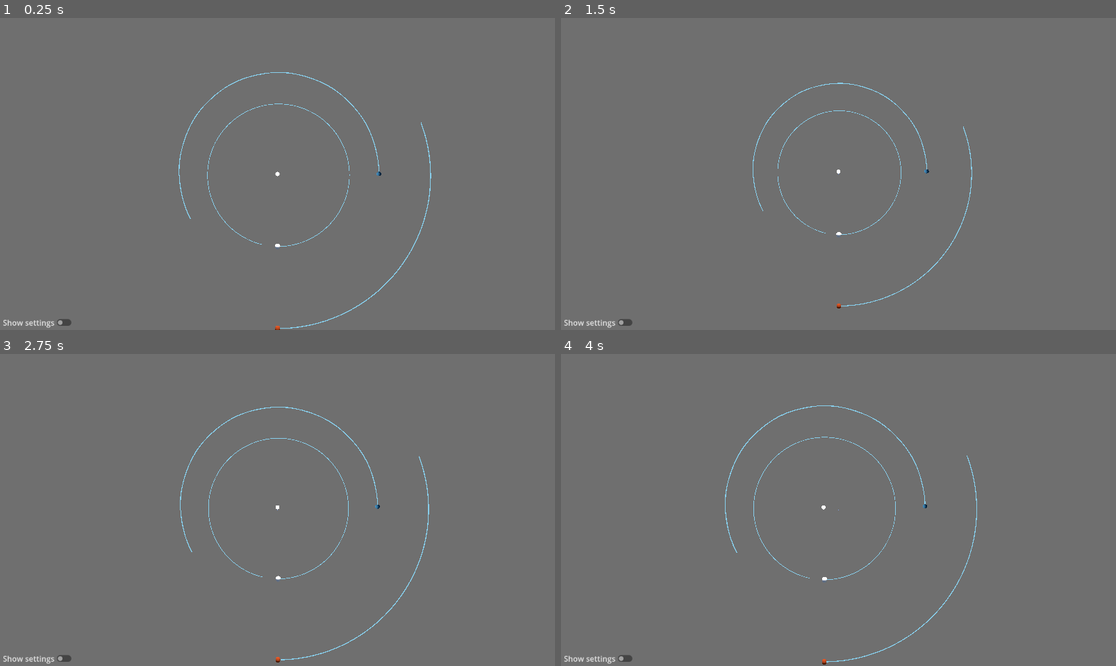
Above: before the commit, frames 1-4 (two rows, left to right).
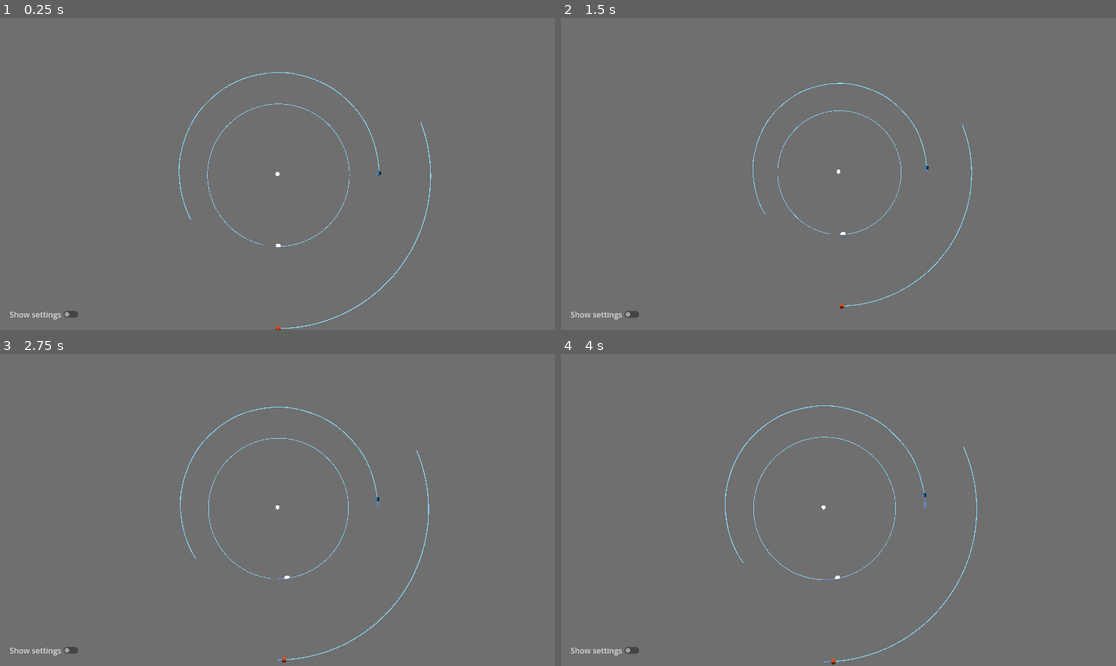
Above: after the commit, the same moments.

Repository: DarkLegend001/Space-Simulator
Game: Godot game, scene res://main/main.tscn
The game is run twice, just before and just after one commit, with the same random seed, the same clock (stepped at 60 frames per second) and the same inputs. A sky picture missing from this copy of the repository is replaced by a grey-blue gradient.
Inputs (mouse positions are in pixels of both pictures, inside the frame that each line leads up to):
- Up to frame 1 (0.25 s): no input
- Up to frame 2 (1.5 s): tap Enter at 0.5 s; move the mouse to (960, 158) at 0.52 s; hold S (camera_back) 0.53-1.28 s; click (960, 158) at 0.67 s; move the mouse to (727, 189) at 1.27 s; tap Shift (camera_down) at 1.35 s; click (727, 189) at 1.42 s
- Up to frame 3 (2.75 s): move the mouse to (333, 441) at 2.02 s; hold W (camera_forward) from 2.03 s (still down); click (333, 441) at 2.17 s
- Up to frame 4 (4 s): move the mouse to (810, 572) at 2.77 s; release W (camera_forward) at 2.78 s; tap A (camera_left) at 2.85 s; click (810, 572) at 2.92 s; tap Space at 3.5 s; move the mouse to (1005, 556) at 3.52 s; hold D (camera_right) from 3.53 s (still down); click (1005, 556) at 3.67 s

The runs differ from the first frame. In frame 1, 0.3% of the frame differs, in the area x 0-78%, y 27-100%; in frame 2, 0.3%; in frame 3, 0.4%; in frame 4, 0.4%, in the area x 0-75%, y 16-100%.

Commit message:
change planet loading to allow for dynamic planet loading

Diff:
--- a/controller/simulation_controller.gd
+++ b/controller/simulation_controller.gd
@@ -16,8 +16,10 @@
 var celestial_path_scene = preload("res://rendering/celestial_path_renderer.tscn")
 
 # Called when the node enters the scene tree for the first time.
+
 func _ready() -> void:
 	main_simulation = Simulation.new()
+	InitialPlanets.reset()
 	load_presets()
 	for i in main_simulation.celestial_bodies.size():
 		spawn_prediction_celestial_path()
@@ -98,21 +100,8 @@
 	previous_paths.append(path)
 
 func load_presets():
-	var file = FileAccess.open("res://data/presets.txt", FileAccess.READ)
-	var contents = file.get_as_text().trim_suffix("\n").split("\n")
-	for line in contents:
-		if line[0] == "#":
-			continue
-		var elements = line.split(",")
-		var title = elements[0]
-		var pos = Vector3(float(elements[1]), float(elements[2]), float(elements[3]))
-		var vel = Vector3(float(elements[4]), float(elements[5]), float(elements[6]))
-		var mass = float(elements[7])
-		var radius = float(elements[8])
-		var luminance = float(elements[9])
-		var color = Color.from_rgba8(int(elements[10]), int(elements[11]), int(elements[12]), int(elements[13]))
-
-		spawn_celestial_body(title, pos, vel, mass, radius, luminance, color)
+	for planet in InitialPlanets.planets:
+		spawn_celestial_body(planet.name, planet.pos, planet.vel, planet.mass, planet.radius, planet.luminance, planet.color)
 
 # returns a 2d array of Vector3s
 func get_predicted_curves() -> Array:
--- a/main/main.tscn
+++ b/main/main.tscn
@@ -4,8 +4,8 @@
 [ext_resource type="Script" uid="uid://dsqs3xrlrrvy4" path="res://main/camera.gd" id="2_c651c"]
 [ext_resource type="Script" uid="uid://blhqjkxxbsqqh" path="res://controller/simulation_controller.gd" id="2_kfbq2"]
 [ext_resource type="Texture2D" uid="uid://t3dsj4mralpl" path="res://assets/starmap_background.exr" id="2_xwkvk"]
-[ext_resource type="Script" uid="uid://ccup6blnahs87" path="res://main/gui.gd" id="5_3wy1v"]
-[ext_resource type="Script" uid="uid://co1anfd316w0i" path="res://main/settings.gd" id="6_kfbq2"]
+[ext_resource type="Script" uid="uid://ccup6blnahs87" path="res://main/planet_gui.gd" id="5_3wy1v"]
+[ext_resource type="Script" uid="uid://bsmrmxj5rxnpn" path="res://settings/settings.gd" id="6_kfbq2"]
 
 [sub_resource type="PanoramaSkyMaterial" id="PanoramaSkyMaterial_c651c"]
 panorama = ExtResource("2_xwkvk")
@@ -121,8 +121,10 @@
 anchors_preset = 2
 anchor_top = 1.0
 anchor_bottom = 1.0
-offset_top = -31.0
-offset_right = 155.0
+offset_left = 14.0
+offset_top = -48.0
+offset_right = 169.0
+offset_bottom = -17.0
 grow_vertical = 0
 text = "Show settings"
 
--- /dev/null
+++ b/planet_settings.tscn
@@ -0,0 +1,9 @@
+[gd_scene format=3 uid="uid://dl0l1h2awhljs"]
+
+[node name="PlanetSettings" type="Control" unique_id=1237577126]
+layout_mode = 3
+anchors_preset = 15
+anchor_right = 1.0
+anchor_bottom = 1.0
+grow_horizontal = 2
+grow_vertical = 2
--- a/project.godot
+++ b/project.godot
@@ -19,6 +19,7 @@
 [autoload]
 
 Globals="*uid://dmfxgs8t7n24a"
+Planets="*uid://bqw5v5hjcwdk6"
 
 [dotnet]
 
--- /dev/null
+++ b/settings/initial_planets.gd
@@ -0,0 +1,33 @@
+class_name InitialPlanets
+
+## test doc
+static var planets = Array()
+
+
+static func remove_all() -> void:
+	planets = Array()
+
+static func reset() -> void:
+	var file = FileAccess.open("res://data/presets.txt", FileAccess.READ)
+	var contents = file.get_as_text().trim_suffix("\n").split("\n")
+	for line in contents:
+		if line[0] == "#":
+			continue
+		var elements = line.split(",")
+		var title = elements[0]
+		var pos = Vector3(float(elements[1]), float(elements[2]), float(elements[3]))
+		var vel = Vector3(float(elements[4]), float(elements[5]), float(elements[6]))
+		var mass = float(elements[7])
+		var radius = float(elements[8])
+		var luminance = float(elements[9])
+		var color = Color.from_rgba8(int(elements[10]), int(elements[11]), int(elements[12]), int(elements[13]))
+		#var texture_path = "res://assets/" + elements[14]
+
+		add_planet(title, pos, vel, mass, radius, luminance, color, null)
+
+
+static func remove_planet(index) -> void:
+	planets.erase(index)
+
+static func add_planet(name, pos, vel, mass, radius, luminance, color, texture_path) -> void:
+	planets.append(Planet.new(name, pos, vel, mass, radius, luminance, color, texture_path))
--- /dev/null
+++ b/settings/planet.gd
@@ -0,0 +1,21 @@
+class_name Planet
+
+var name
+var pos
+var vel
+var mass
+var radius
+var luminance
+var color
+var texture_path
+
+# Called when the node enters the scene tree for the first time.
+func _init(name, pos, vel, mass, radius, luminance, color, texture_path):
+	self.name = name
+	self.pos = pos
+	self.vel = vel
+	self.mass = mass
+	self.radius = radius
+	self.luminance = luminance
+	self.color = color
+	self.texture_path = texture_path
--- /dev/null
+++ b/settings/planet_setting_line.gd
@@ -0,0 +1,12 @@
+extends HBoxContainer
+
+
+
+# Called when the node enters the scene tree for the first time.
+func _ready() -> void:
+	pass
+
+
+# Called every frame. 'delta' is the elapsed time since the previous frame.
+func _process(delta: float) -> void:
+	pass
--- /dev/null
+++ b/settings/planet_setting_line.tscn
@@ -0,0 +1,38 @@
+[gd_scene format=3 uid="uid://cenhimtdta4pg"]
+
+[ext_resource type="Script" uid="uid://dx1ogdo6c2cls" path="res://main/planet_setting_line.gd" id="1_qikq4"]
+
+[node name="PlanetBox" type="HBoxContainer" unique_id=1125776960]
+offset_right = 40.0
+offset_bottom = 40.0
+script = ExtResource("1_qikq4")
+
+[node name="NameLineEdit" type="LineEdit" parent="." unique_id=1091332321]
+layout_mode = 2
+
+[node name="XPosLineEdit" type="LineEdit" parent="." unique_id=824926417]
+layout_mode = 2
+
+[node name="YPosLineEdit" type="LineEdit" parent="." unique_id=1154323752]
+layout_mode = 2
+
+[node name="ZPosLineEdit" type="LineEdit" parent="." unique_id=1432092823]
+layout_mode = 2
+
+[node name="XVelLineEdit" type="LineEdit" parent="." unique_id=1748103172]
+layout_mode = 2
+
+[node name="YVelLineEdit" type="LineEdit" parent="." unique_id=1285446593]
+layout_mode = 2
+
+[node name="ZVelLineEdit" type="LineEdit" parent="." unique_id=1411767310]
+layout_mode = 2
+
+[node name="MassLineEdit" type="LineEdit" parent="." unique_id=1918155004]
+layout_mode = 2
+
+[node name="RadiusLineEdit" type="LineEdit" parent="." unique_id=857433389]
+layout_mode = 2
+
+[node name="LuminanceLineEdit" type="LineEdit" parent="." unique_id=1948169216]
+layout_mode = 2
--- /dev/null
+++ b/settings/planet_settings.tscn
@@ -0,0 +1,9 @@
+[gd_scene format=3 uid="uid://0boenh166n1h"]
+
+[node name="PlanetSettings" type="Control" unique_id=1237577126]
+layout_mode = 3
+anchors_preset = 15
+anchor_right = 1.0
+anchor_bottom = 1.0
+grow_horizontal = 2
+grow_vertical = 2
--- a/main/settings.gd
+++ b/settings/settings.gd
@@ -3,7 +3,12 @@
 
 # Called when the node enters the scene tree for the first time.
 func _ready() -> void:
-	pass
+	$TimeStepSlider.value = Globals.timestep
+	$GameSpeedSlider.value = Globals.speed
+	$PredictionLengthSlider.value = Globals.prediction_length
+	$PredictionTimeSlider.value = Globals.prediction_timestep
+	$StoreNumSlider.value = Globals.num_prev_positions
+	$StoreSpeedSlider.value = Globals.store_speed
 
 func handle_paused() -> void:
 	get_tree().paused = $PauseButton.button_pressed
Renamed: main/gui.gd -> main/planet_gui.gd
Renamed: main/gui.gd.uid -> main/planet_gui.gd.uid
Not shown, removed: main/settings.gd.uid
Not shown, added: settings/initial_planets.gd.uid
Not shown, added: settings/planet.gd.uid
Not shown, added: settings/planet_setting_line.gd.uid
Not shown, added: settings/settings.gd.uid
